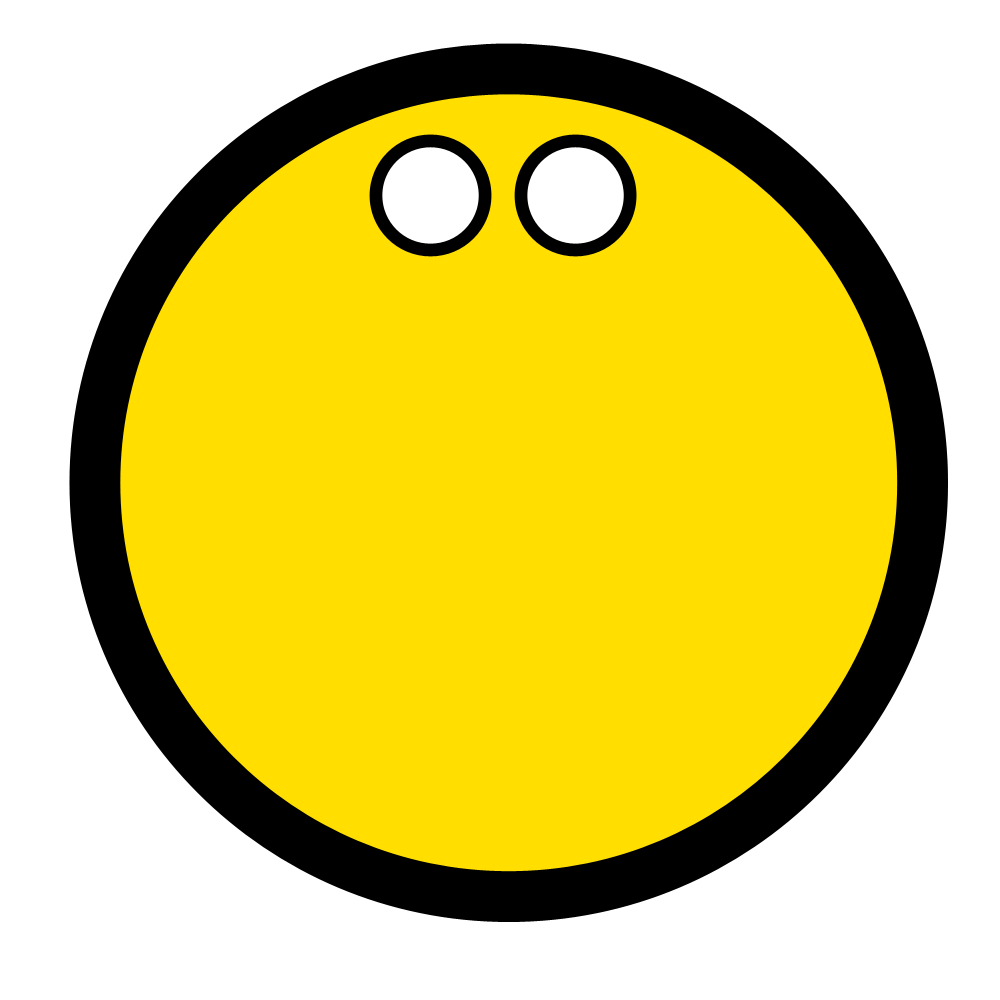
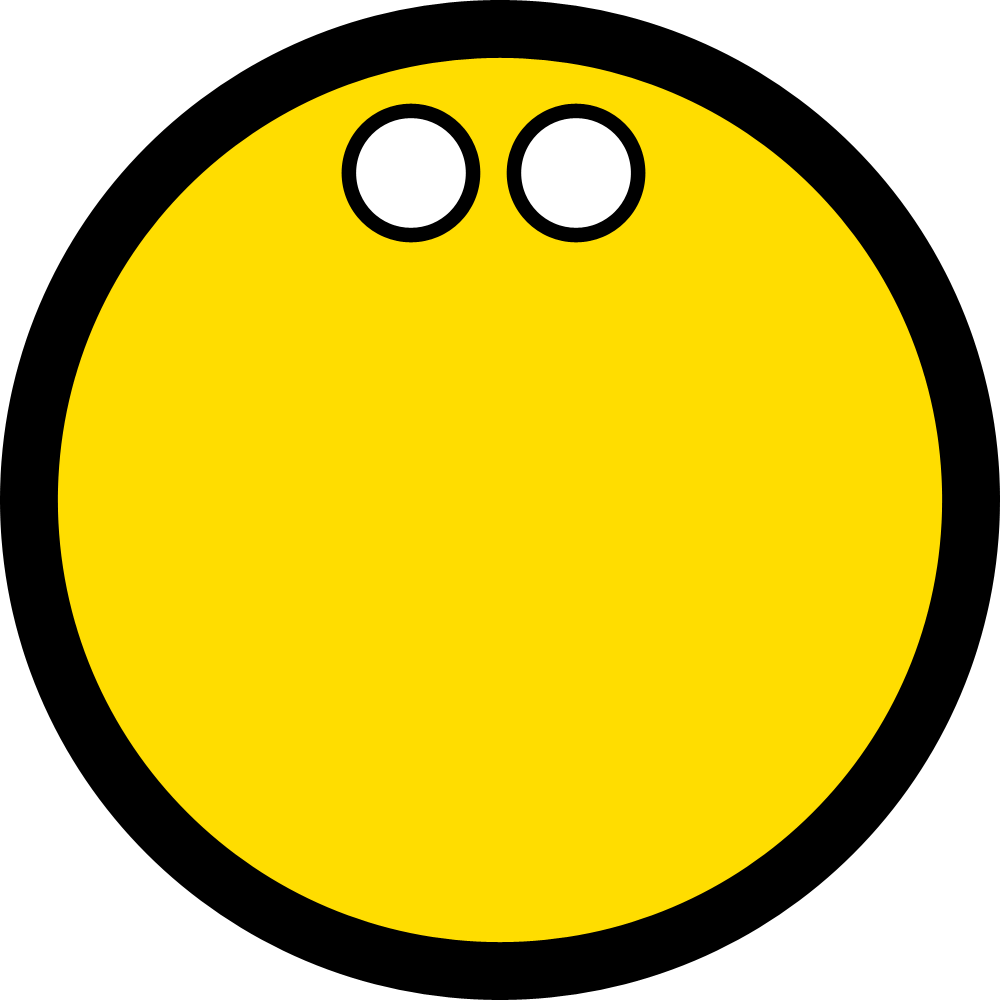
Layer changes from the first 1000 × 1000 image to the second:
painted on "Shape 2 copy 3" over (521, 118, 631, 244)
painted on "Shape 2 copy 2" over (506, 103, 646, 257)
painted on "Shape 2" over (356, 118, 479, 244)
painted on "Shape 2 copy" over (341, 103, 492, 257)
painted on "Shape 1 copy" over (57, 57, 943, 943)
painted on "Shape 1" over (0, 0, 1000, 1000)
